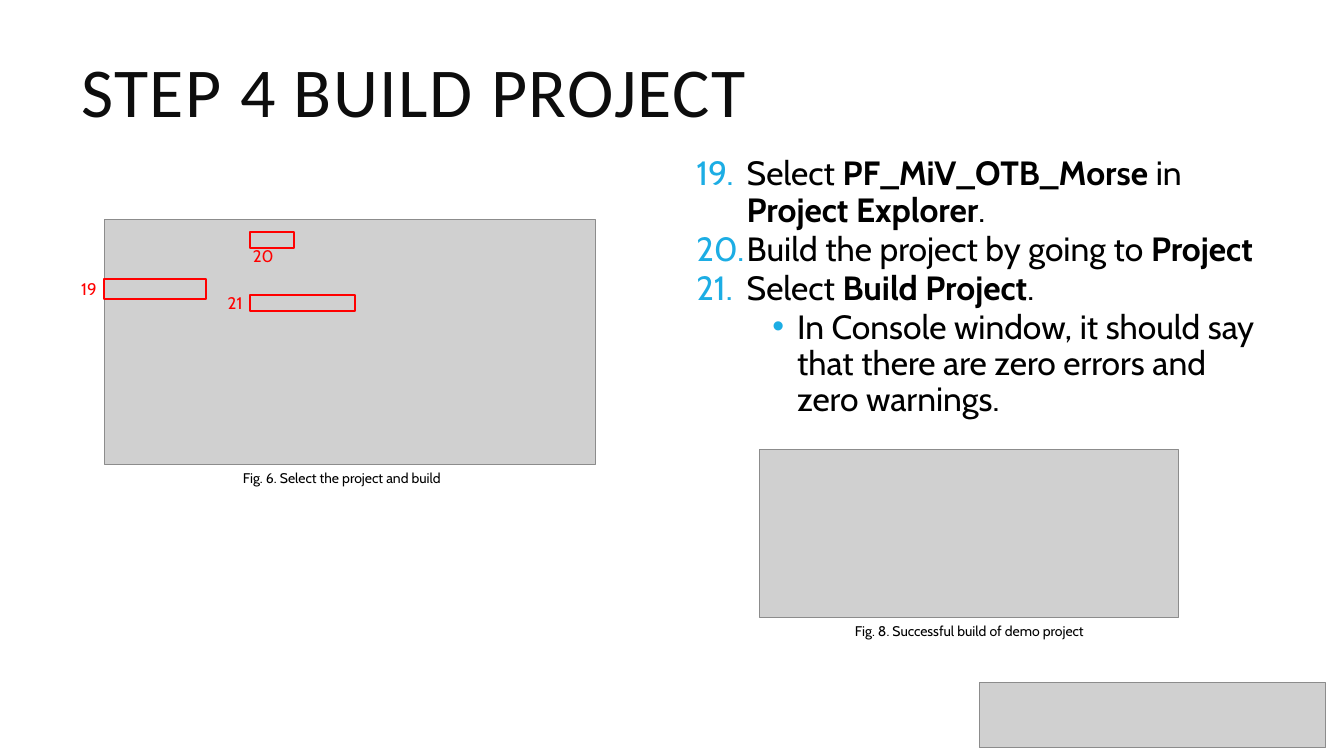
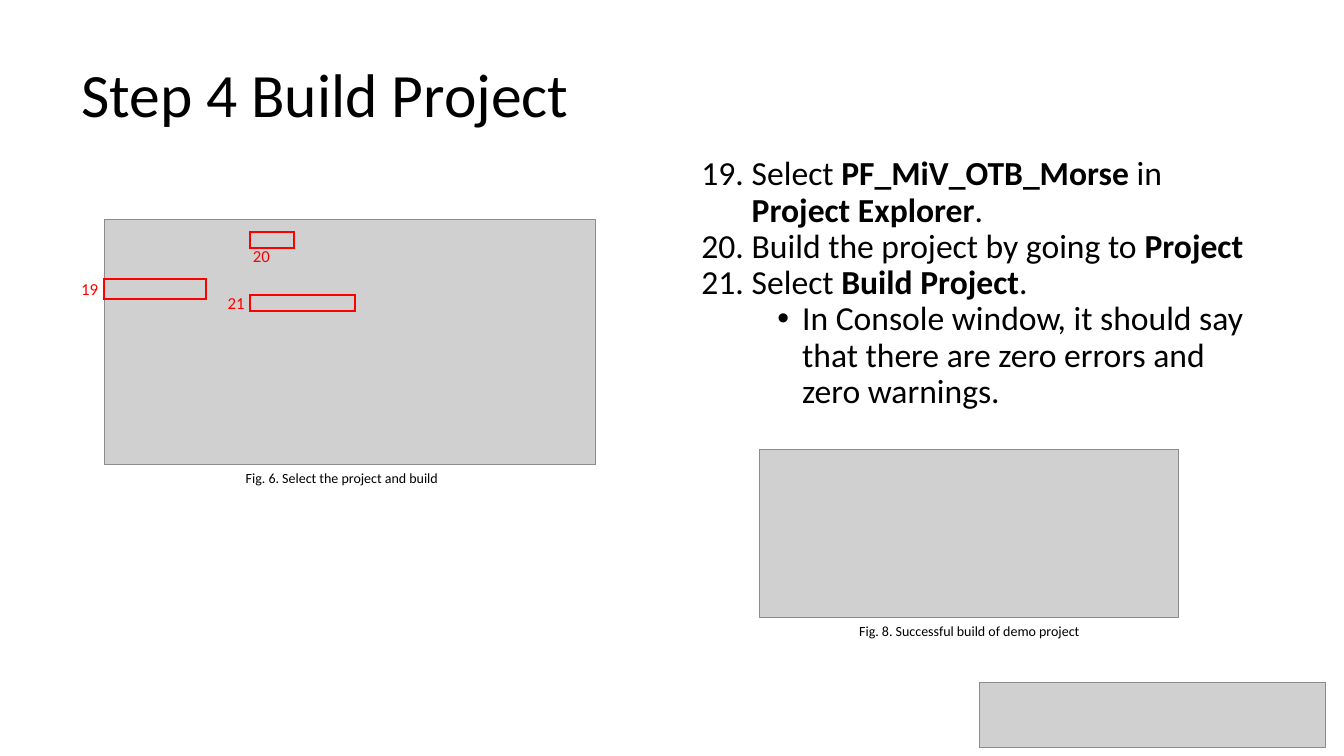
Before and after one commit to cheevang6/RISC-V_FreeRTOS_Computer_Vision, a slide deck: slide 6 of RISCV FreeRTOS IGLOO2 Tutorial.pptx (slide 5 before the commit). Drawn at 1344x756 pixels with LibreOffice and Linux fonts; fonts in the diff are those of the drawing; grey boxes stand for pictures. Boxes give left, top, right and bottom in pixels: in the first picture for what was removed or moved away, otherwise in the second. Text is boxed around its words. In the diff, an @@ line names an element or a change of style, - is before the commit and + after.

```diff
--- a/RISCV FreeRTOS IGLOO2 Tutorial.pptx
+++ b/RISCV FreeRTOS IGLOO2 Tutorial.pptx
@@ title at <box>81,74,569,128</box>: text changed; size 50 to 44 pt; text colour #0D0D0D to #000000 @@
-STEP 4 BUILD PROJECT
+Step 4 Build Project
@@ text "Select PF_MiV_OTB_Morse in Project Explorer." at <box>752,161,1244,409</box>: font Cabin to Calibri; less space between paragraphs @@
@@ font Cabin to Calibri in 5 elements at <box>859,626,1079,639</box>, <box>246,473,437,486</box>, <box>253,251,270,262</box>, <box>81,284,98,295</box>, <box>228,298,245,309</box> @@
```
Also in this commit, not shown: 8 other slides changed, 1 slide added, 2 other files.
